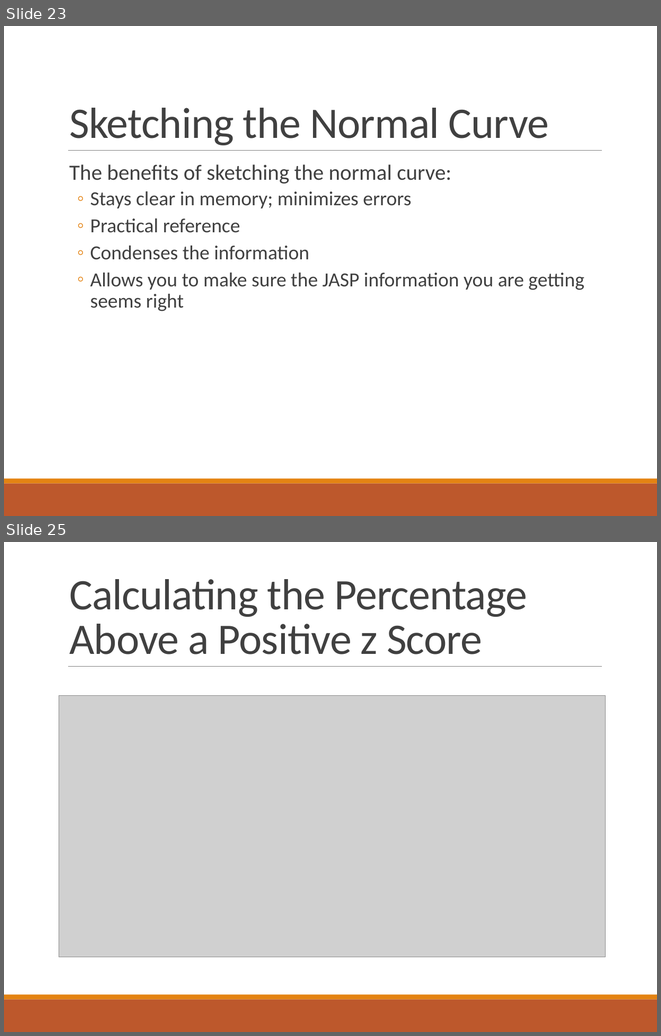
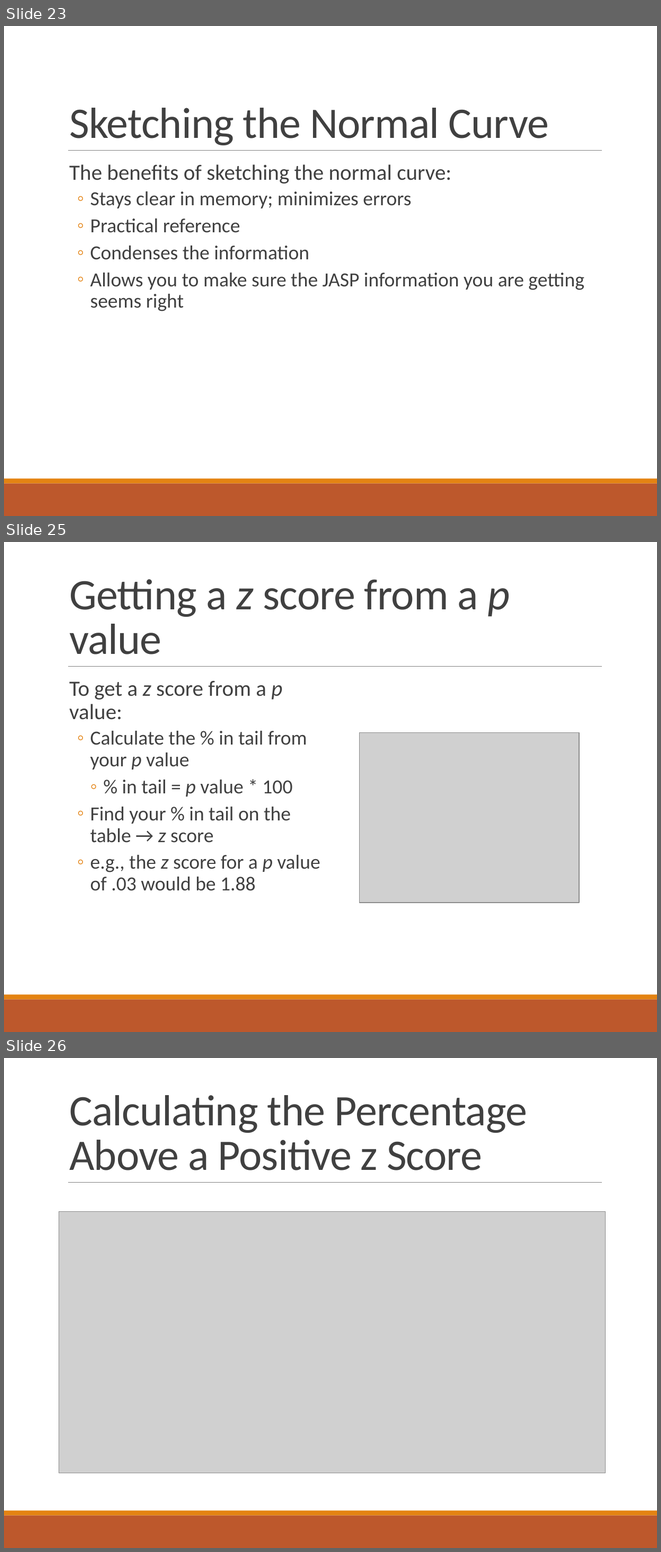
Before and after one commit to doomlab/PSY-200, a slide deck: Fall2018 Lecture Notes/Chapter 6 Lecture.pptx. Shown one above the other, each under a label of ours: slides 23 and 25 before the commit, slides 23, 25 and 26 after it; the slides between them are not shown. The pictures are 661x1036 and 661x1552 pixels, drawn with LibreOffice and Linux fonts; fonts in the diff are those of the drawing; grey boxes stand for pictures. Boxes give left, top, right and bottom in pixels: in the first picture for what was removed or moved away, otherwise in the second. Text is boxed around its words. In the diff, an @@ line names an element or a change of style, - is before the commit and + after.

```diff
--- a/Fall2018 Lecture Notes/Chapter 6 Lecture.pptx
+++ b/Fall2018 Lecture Notes/Chapter 6 Lecture.pptx
@@ slide 25 added at (4, 542, 657, 1032), background #FFFFFF; not listed: 3 template elements that a slide beside it also shows @@
@@ title added at (69, 579, 510, 654), 48 pt, text #404040 @@
+Getting a z score from a p value
@@ text added at (69, 681, 320, 891), 22 pt, text #404040 @@
+  To get a z score from a p value:
+  ◦ Calculate the % in tail from your p value
+    ◦ % in tail = p value * 100
+  ◦ Find your % in tail on the table → z score
+  ◦ e.g., the z score for a p value of .03 would be 1.88
@@ picture added at (359, 733, 579, 902) @@
@@ what was slide 25 is now slide 26 @@
```
Also in this commit, not shown: 2 slides changed, 1 slide removed.
